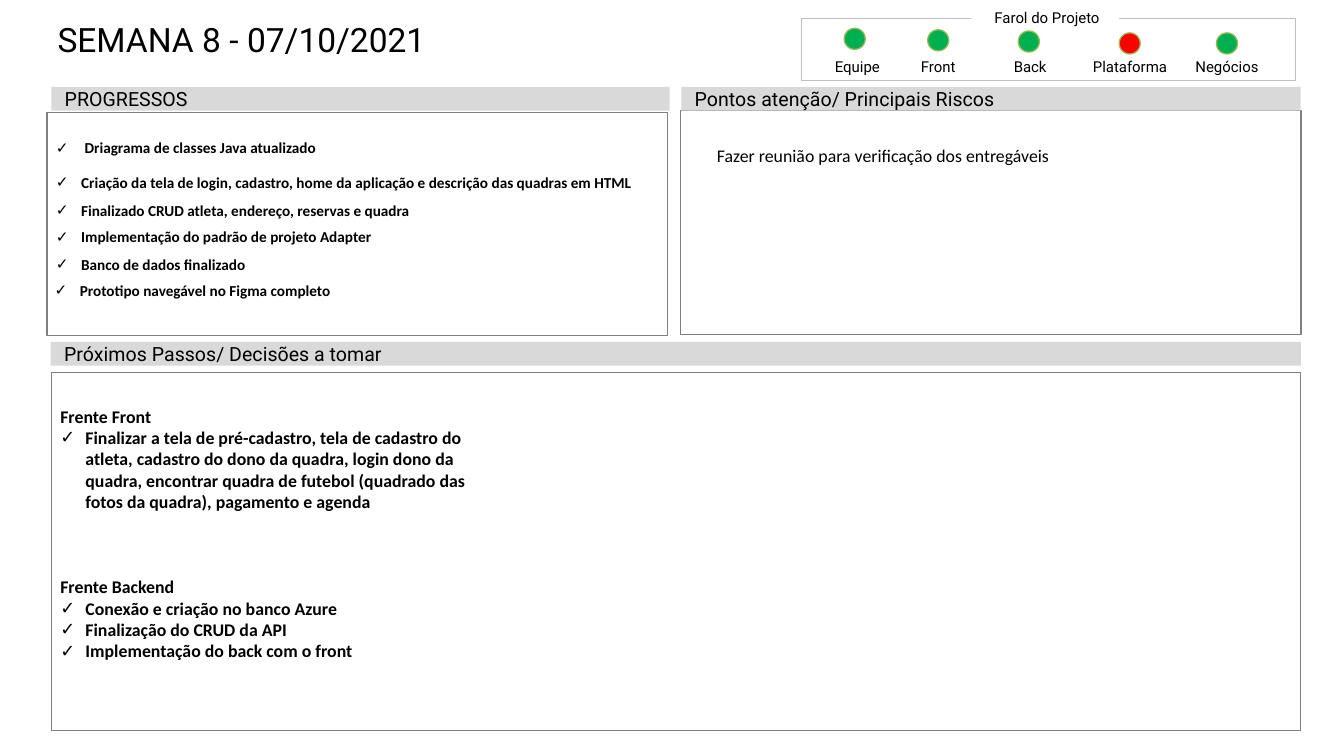
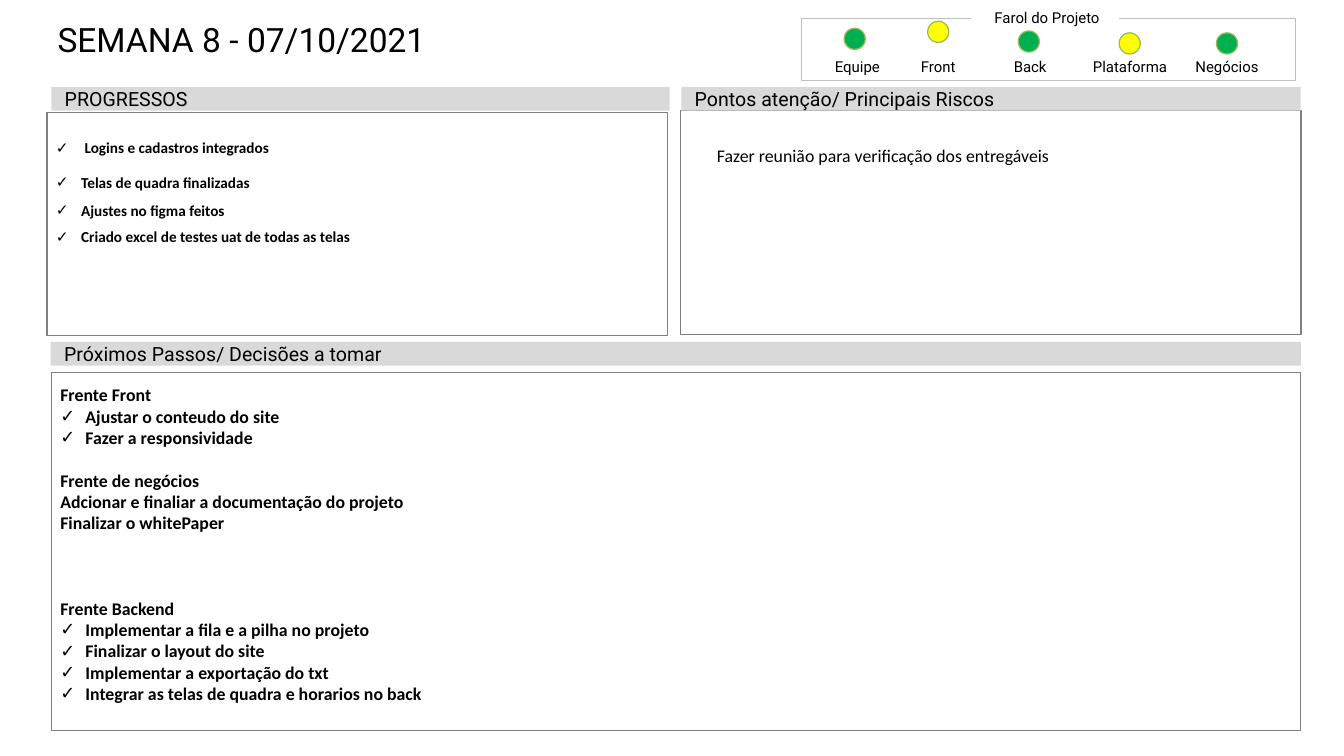
Before and after one commit to luizberto/grupo3-provisorio, a slide deck: slide 3 of Documentação/Grupo 3 - Status Report 07-10.pptx. Drawn at 1344x756 pixels with LibreOffice and Linux fonts; fonts in the diff are those of the drawing. Boxes give left, top, right and bottom in pixels: in the first picture for what was removed or moved away, otherwise in the second. Text is boxed around its words. In the diff, an @@ line names an element or a change of style, - is before the commit and + after.

```diff
--- a/Documentação/Grupo 3 - Status Report 07-10.pptx
+++ b/Documentação/Grupo 3 - Status Report 07-10.pptx
@@ ellipse: place and size @@
-ellipse at (928,30,949,51)
+ellipse at (928,21,949,42)
@@ ellipse at (928,21,949,42): fill #00B050 to #FFFF00 @@
@@ ellipse at (1119,33,1140,54): fill #FF0000 to #FFFF00 @@
@@ text at (85,142,269,156): text changed @@
-✓ Driagrama de classes Java atualizado
+✓ Logins e cadastros integrados
@@ text at (81,177,250,191): text changed @@
-✓ Criação da tela de login, cadastro, home da aplicação e descrição das quadras em HTML
+✓ Telas de quadra finalizadas
@@ text at (81,205,224,219): text changed @@
-✓ Finalizado CRUD atleta, endereço, reservas e quadra
+✓ Ajustes no figma feitos
@@ text at (81,231,350,242): text changed @@
-✓ Implementação do padrão de projeto Adapter
+✓ Criado excel de testes uat de todas as telas
@@ text removed at (81,259,245,270) @@
-✓ Banco de dados finalizado
@@ text removed at (80,285,331,299) @@
-✓ Prototipo navegável no Figma completo
@@ text in rectangle at (60,410,403,532): text changed @@
-✓ Finalizar a tela de pré-cadastro, tela de cadastro do atleta, cadastro do dono da quadra, login dono da quadra, encontrar quadra de futebol (quadrado das fotos da quadra), pagamento e agenda
+✓ Ajustar o conteudo do site
+✓ Fazer a responsividade
+Frente de negócios
+Adcionar e finaliar a documentação do projeto
+Finalizar o whitePaper
@@ text in rectangle at (85,623,421,703): text changed @@
-✓ Conexão e criação no banco Azure
-✓ Finalização do CRUD da API
-✓ Implementação do back com o front
+✓ Implementar a fila e a pilha no projeto
+✓ Finalizar o layout do site
+✓ Implementar a exportação do txt
+✓ Integrar as telas de quadra e horarios no back
```
Also in this commit, not shown: 20 other files.
